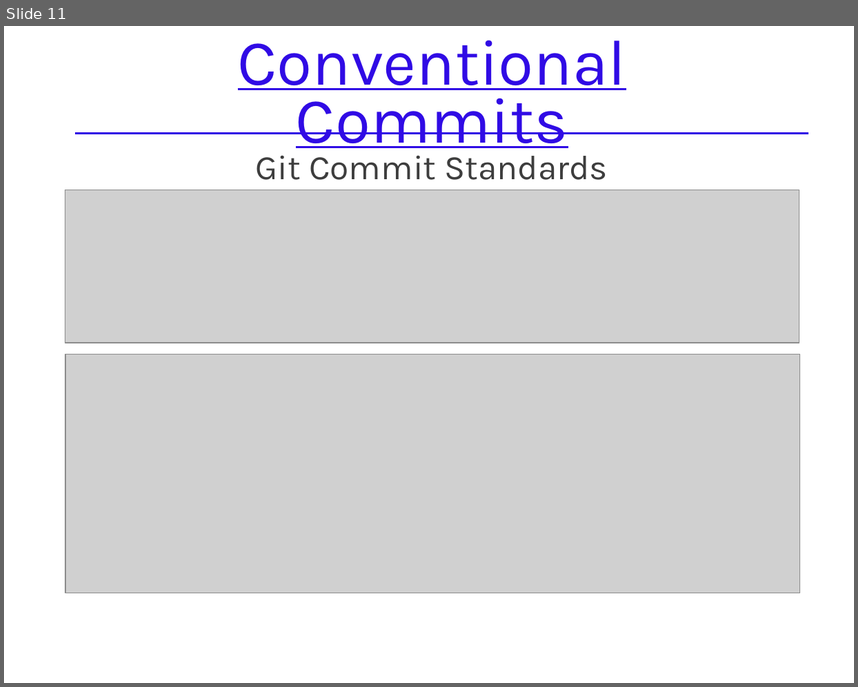
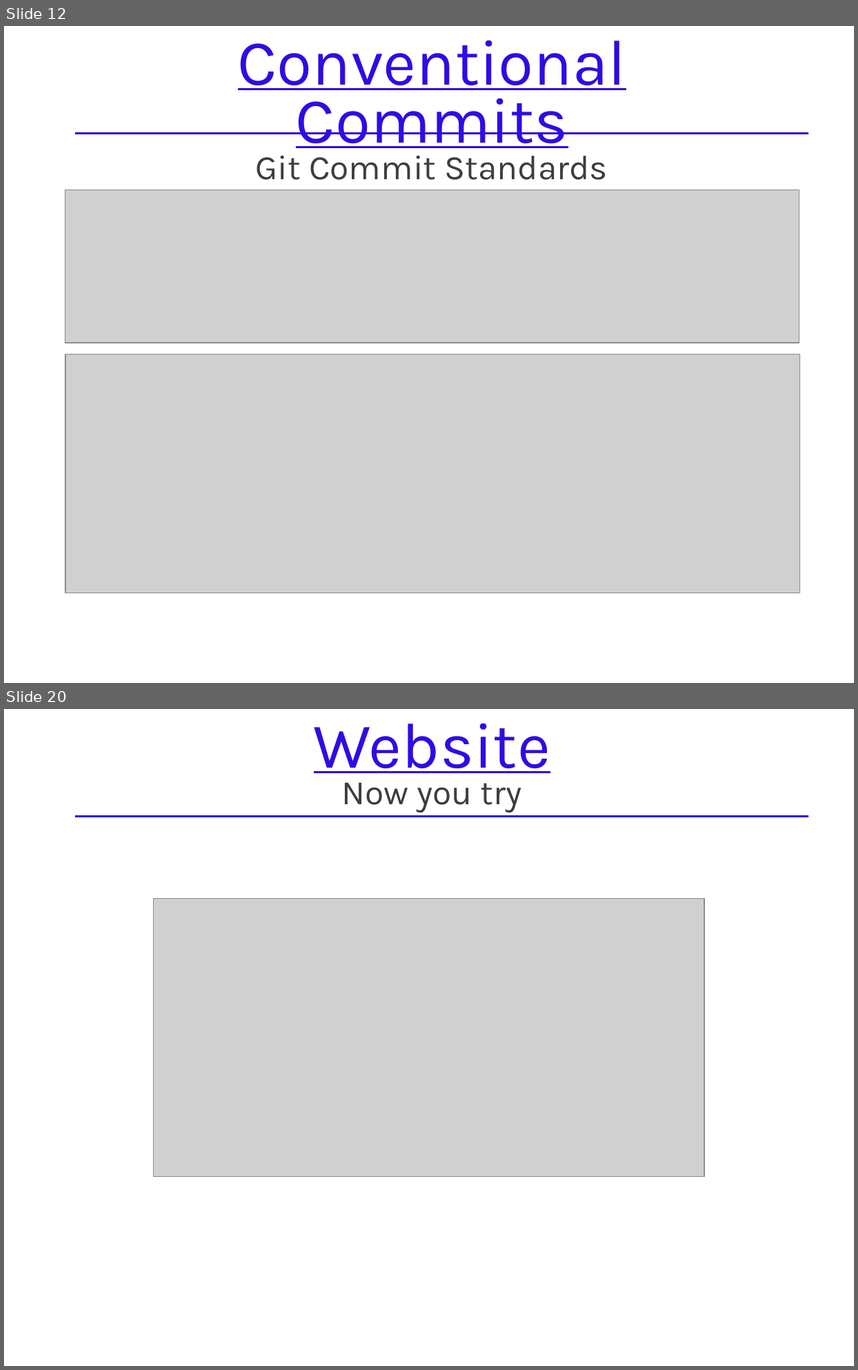
Before and after one commit to Atsukio/REST-API-Workshop, a slide deck: docs/REST API Workshop.pptx. Shown one above the other, each under a label of ours: slide 11 before the commit, slides 12 and 20 after it; the slides between them are not shown. The pictures are 858x687 and 858x1370 pixels, drawn with LibreOffice and Linux fonts; fonts in the diff are those of the drawing; grey boxes stand for pictures. Boxes give left, top, right and bottom in pixels: in the first picture for what was removed or moved away, otherwise in the second. Text is boxed around its words. In the diff, an @@ line names an element or a change of style, - is before the commit and + after.

```diff
--- a/docs/REST API Workshop.pptx
+++ b/docs/REST API Workshop.pptx
@@ slide 20 added at [4, 709, 854, 1366], background #FFFFFF @@
@@ text added at [314, 723, 550, 812], 32 pt, text #3D3D3D @@
+Website
+Now you try
@@ line added from (75, 817) to (809, 817), #300BE5 2 pt @@
@@ picture added at [154, 898, 705, 1177] @@
@@ what was slide 11 is now slide 12 @@
```
Also in this commit, not shown: 1 slide changed, 12 other slides added.
